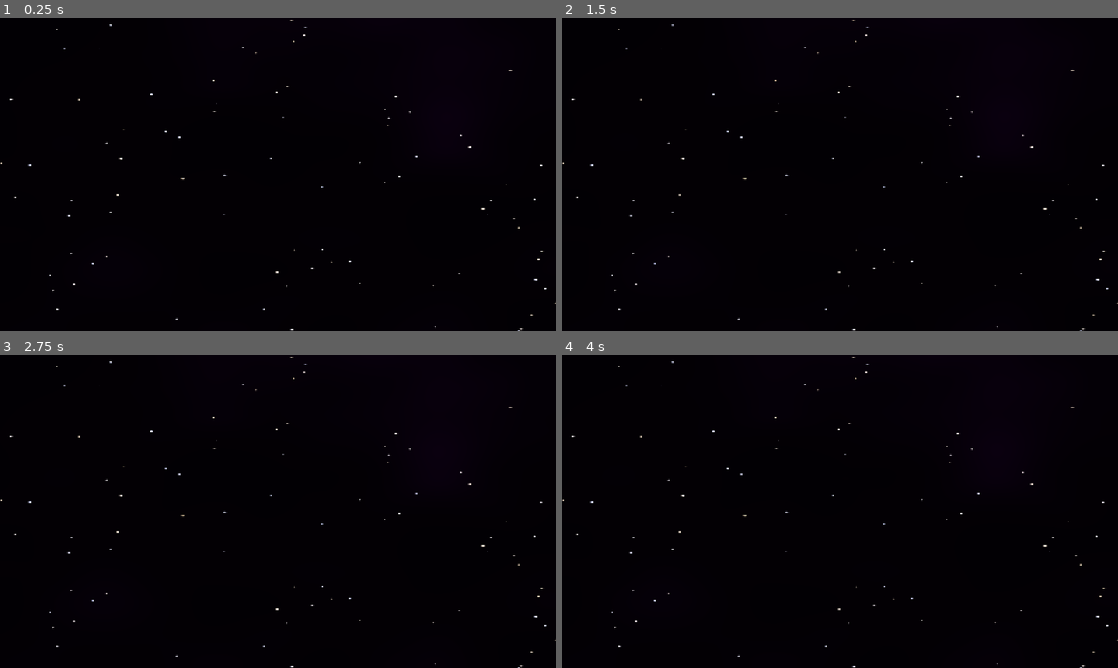
Above: before the commit, frames 1-4 (two rows, left to right).
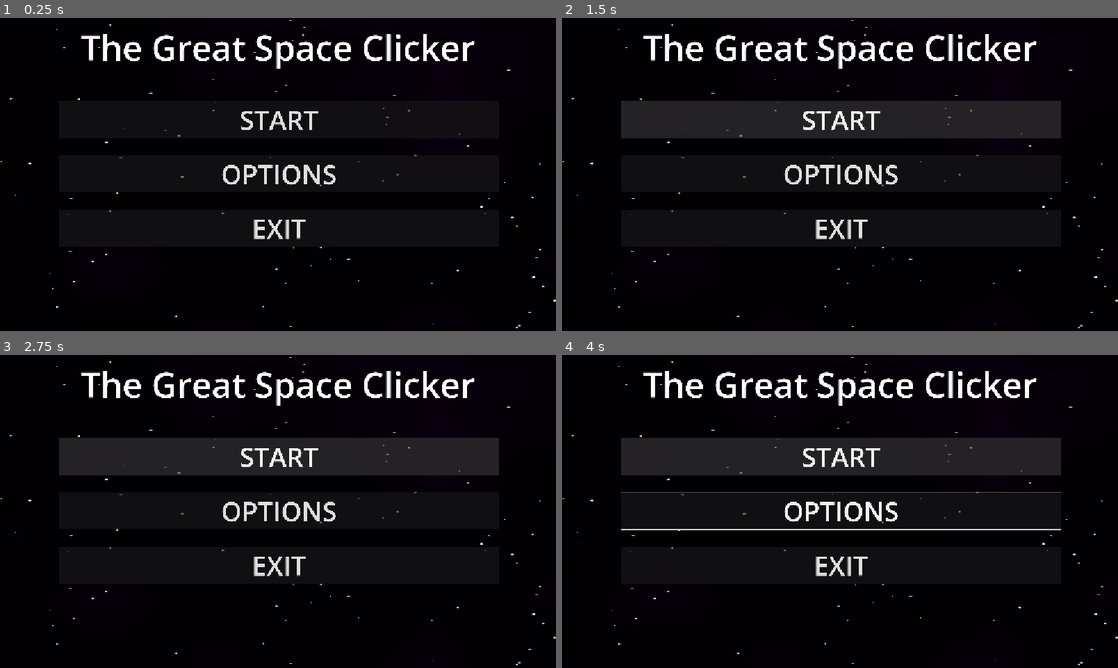
Above: after the commit, the same moments.

Repository: ItsbaileyX3525/The-Great-Space-Clicker
Game: Godot game, scene res://Scenes/menu.tscn
Same seed, same stepped clock (60 frames per second), same inputs: the game is played once before the commit and once after it. The project has no main scene, so this scene is started directly.
Inputs (mouse positions are in pixels of both pictures, inside the frame that each line leads up to):
- Up to frame 1 (0.25 s): no input
- Up to frame 2 (1.5 s): click (840, 174) at 0.5 s, where only the run after the commit has a clickable "OPTIONS"; click (840, 118) at 1.25 s, where only the run after the commit has a clickable "START"
- Up to frame 3 (2.75 s): click (278, 455) at 2 s, where only the run after the commit has a clickable "START"
- Up to frame 4 (4 s): tap Enter at 2.75 s; hold Right 2.78-3.53 s; tap Alt at 2.85 s; tap Space at 3.5 s; hold Down from 3.53 s (still down); tap Shift at 3.6 s

The runs differ from the first frame. In frame 1, 3.5% of the frame differs, in the area x 0-100%, y 0-100%; in frame 2, 13%; in frame 3, 13%; in frame 4, 13%.

Commit message:
Create button theme and positioning

Diff:
--- a/Assets/Themes/Menu.tres
+++ b/Assets/Themes/Menu.tres
@@ -1,4 +1,5 @@
 [gd_resource type="Theme" format=3 uid="uid://oopr226smwo5"]
 
 [resource]
+Button/font_sizes/font_size = 240
 Label/font_sizes/font_size = 240
--- a/Scenes/menu.tscn
+++ b/Scenes/menu.tscn
@@ -16,6 +16,12 @@
 grow_vertical = 2
 script = ExtResource("1_1rerr")
 
+[node name="ColorRect" type="ColorRect" parent="."]
+material = SubResource("ShaderMaterial_158mb")
+layout_mode = 0
+offset_right = 1152.0
+offset_bottom = 648.0
+
 [node name="Title" type="Label" parent="."]
 layout_mode = 0
 offset_right = 3840.0
@@ -26,8 +32,34 @@
 horizontal_alignment = 1
 vertical_alignment = 1
 
-[node name="ColorRect" type="ColorRect" parent="."]
-material = SubResource("ShaderMaterial_158mb")
-layout_mode = 0
-offset_right = 1156.0
-offset_bottom = 654.0
+[node name="VBoxContainer" type="VBoxContainer" parent="."]
+layout_mode = 1
+anchors_preset = 8
+anchor_left = 0.5
+anchor_top = 0.5
+anchor_right = 0.5
+anchor_bottom = 0.5
+offset_left = -453.0
+offset_top = -152.0
+offset_right = 3547.0
+offset_bottom = 1174.0
+grow_horizontal = 2
+grow_vertical = 2
+scale = Vector2(0.2275112, 0.2275112)
+theme_override_constants/separation = 159
+
+[node name="Start" type="Button" parent="VBoxContainer"]
+custom_minimum_size = Vector2(4000, 0)
+layout_mode = 2
+theme = ExtResource("2_xhh6f")
+text = " START "
+
+[node name="Options" type="Button" parent="VBoxContainer"]
+layout_mode = 2
+theme = ExtResource("2_xhh6f")
+text = " OPTIONS "
+
+[node name="Exit" type="Button" parent="VBoxContainer"]
+layout_mode = 2
+theme = ExtResource("2_xhh6f")
+text = "EXIT"
--- /dev/null
+++ b/Scenes/options.tscn
@@ -0,0 +1,9 @@
+[gd_scene format=3 uid="uid://bjhv8gwv6b5ae"]
+
+[node name="Options" type="Control"]
+layout_mode = 3
+anchors_preset = 15
+anchor_right = 1.0
+anchor_bottom = 1.0
+grow_horizontal = 2
+grow_vertical = 2
